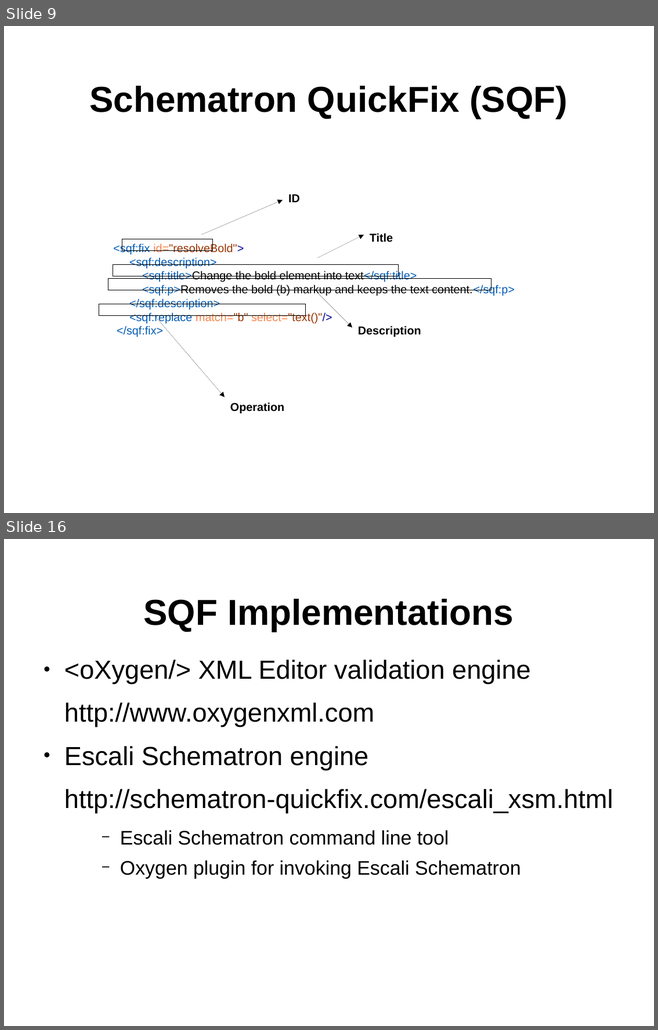
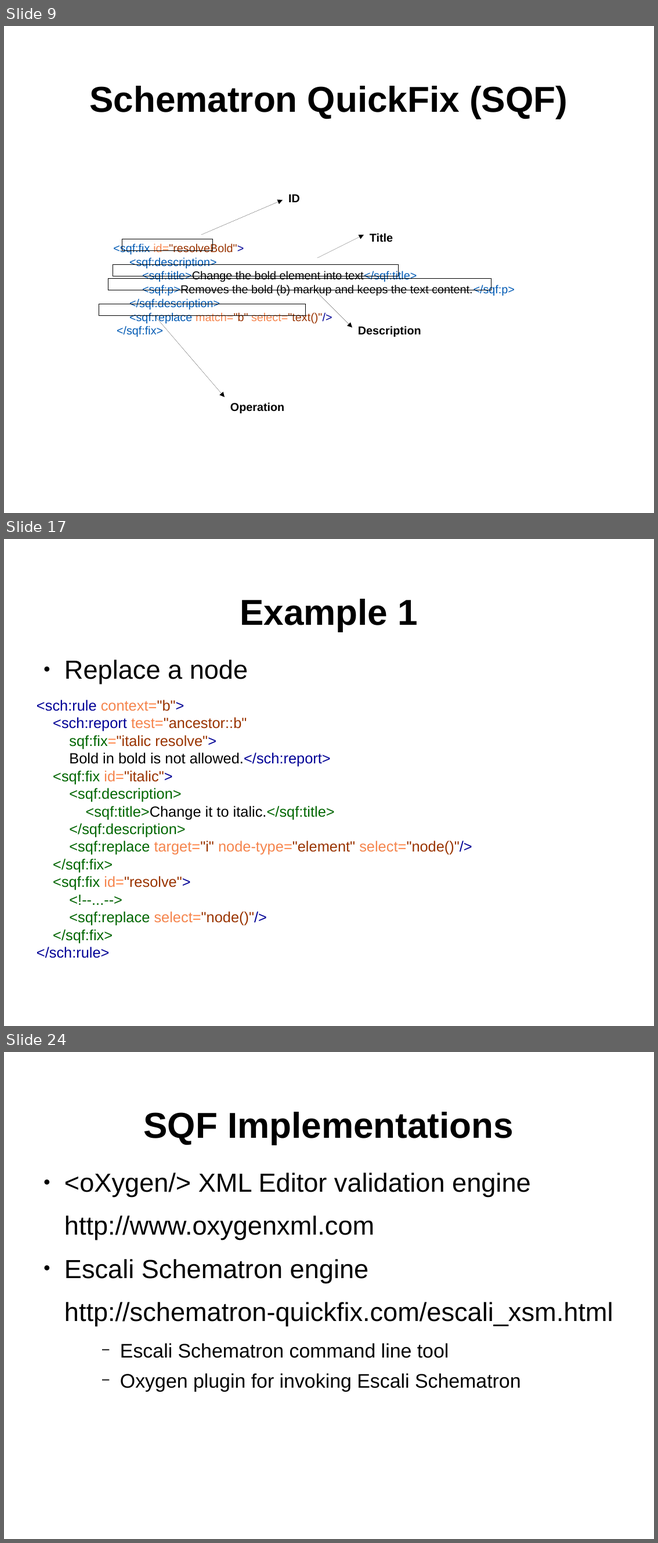
Before and after one commit to octavianN/Schematron-QuickFix-Language-Presentation, a slide deck: Final/SQF.odp. Shown one above the other, each under a label of ours: slides 9 and 16 before the commit, slides 9, 17 and 24 after it; the slides between them are not shown. The pictures are 658x1030 and 658x1543 pixels, drawn with LibreOffice and Linux fonts; fonts in the diff are those of the drawing; background and template pictures are left out. Boxes give left, top, right and bottom in pixels: in the first picture for what was removed or moved away, otherwise in the second. Text is boxed around its words. In the diff, an @@ line names an element or a change of style, - is before the commit and + after.

```diff
--- a/Final/SQF.odp
+++ b/Final/SQF.odp
@@ slide 17 added at <box>4,539,654,1026</box>, background #FFFFFF; not listed: 1 template element that a slide beside it also shows @@
@@ title added at <box>239,599,418,631</box>, 44 pt, text #000000, bold @@
+Example 1
@@ text added at <box>36,660,471,943</box>, 18 pt, text #006600 @@
+● Replace a node
+<sch:rule context="b">
+<sch:report test="ancestor::b"
+sqf:fix="italic resolve">
+Bold in bold is not allowed.</sch:report>
+<sqf:fix id="italic">
+<sqf:description>
+<sqf:title>Change it to italic.</sqf:title>
+</sqf:description>
+<sqf:replace target="i" node-type="element" select="node()"/>
+</sqf:fix>
+<sqf:fix id="resolve">
+<!--...-->
+<sqf:replace select="node()"/>
+</sqf:fix>
+</sch:rule>
@@ what was slide 16 is now slide 24 @@
```
Also in this commit, not shown: 9 slides changed, 8 other slides added, 1 slide removed, 19 other files.
